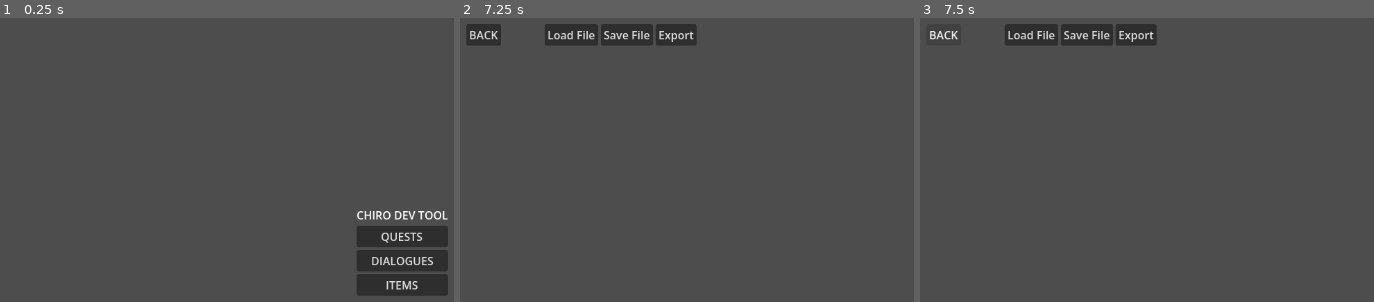
Above: before the commit, frames 1-3 (left to right).
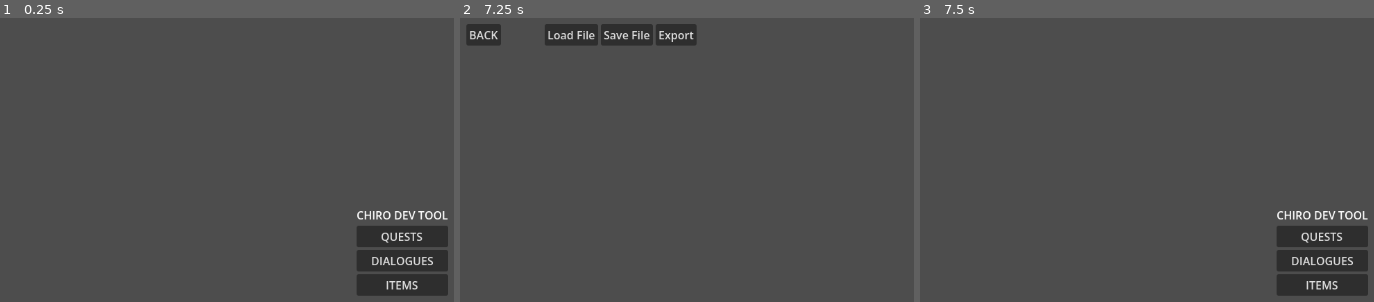
Above: after the commit, the same moments.

Repository: Seblecaribou/chiro-json-tool
Game: Godot game, scene res://Scenes/Main.tscn
Same seed, same stepped clock (60 frames per second), same inputs: the game is played once before the commit and once after it.
Inputs (mouse positions are in pixels of both pictures, inside the frame that each line leads up to):
- Up to frame 1 (0.25 s): no input
- Up to frame 2 (7.25 s): click "QUESTS" at 0.5 s; click (509, 77) at 1.27 s; type "12" at 1.35 s; click (509, 120) at 1.5 s; type "12" at 1.58 s; click (509, 188) at 1.73 s; type "Alex" at 1.82 s; click (509, 253) at 2.02 s; type "12" at 2.1 s; click "Export" at 2.75 s; click "Add" at 3.5 s; click "Export" at 4.25 s; click "Add" at 5 s; click "Export" at 5.75 s; click "Add" at 6.5 s
- Up to frame 3 (7.5 s): click "BACK" at 7.25 s

Frames 1-2 are identical in both runs. In frame 3, 6.9% of the frame differs, in the area x 2-99%, y 2-98%.
Error after the commit: Cannot call method 'store_string' on a null value. (res://Scripts/main.gd:86)

Commit message:
Added back to main menu - todo extract of schema on show_editor

Diff:
--- a/Scripts/EditorPage.gd
+++ b/Scripts/EditorPage.gd
@@ -5,7 +5,20 @@
 signal back_requested()
 @onready var form_root = $VBoxContainer/ScrollContainer/VBoxContainer
 @onready var title_label = $VBoxContainer/Header/Label
+@onready var back_button = $VBoxContainer/Header/BackButton
+@onready var export_button = $VBoxContainer/Header/ExportButton
+@onready var category_label = $VBoxContainer/Header/Label
 var current_schema : Dictionary = {}
+
+func _ready():
+	back_button.pressed.connect(func():
+		emit_signal("back_requested")
+	)
+
+	export_button.pressed.connect(func():
+		emit_signal("export_requested", current_schema)
+	)
+
 
 #region Functions
 func build_from_schema(schema: Dictionary) -> void:
